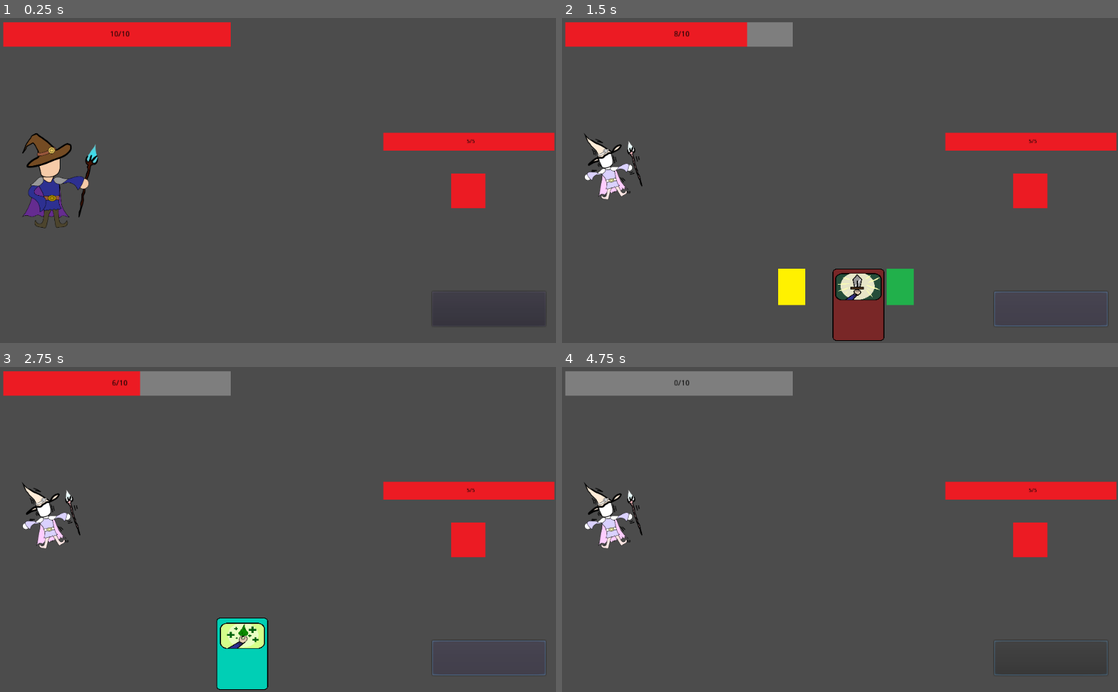
Above: before the commit, frames 1-4 (two rows, left to right).
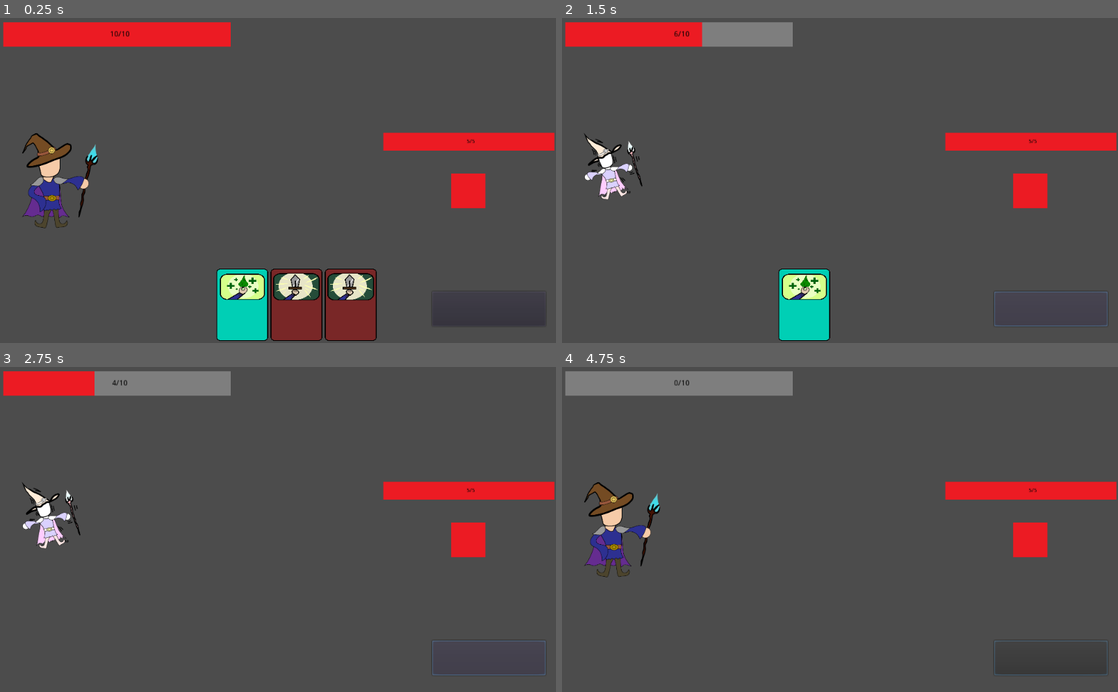
Above: after the commit, the same moments.

Repository: gologo-path/GameProject
Game: Godot game, scene res://scenes/Main.tscn
The game is run twice, just before and just after one commit, with the same random seed, the same clock (stepped at 60 frames per second) and the same inputs. The engine's default icon, where the game draws it, is replaced by a stand-in: a white triangle on a blue panel in a dark square.
Inputs (mouse positions are in pixels of both pictures, inside the frame that each line leads up to):
- Up to frame 1 (0.25 s): no input
- Up to frame 2 (1.5 s): click (1051, 310) at 0.5 s; click (1051, 310) at 1.25 s
- Up to frame 3 (2.75 s): click (489, 659) at 2 s
- Up to frame 4 (4.75 s): tap Enter at 2.75, 4.25 s; move the mouse to (962, 513) at 2.77 s; click (962, 513) at 2.92 s; tap Space at 3.5 s; move the mouse to (728, 545) at 3.52 s; click (728, 545) at 3.67 s; move the mouse to (895, 458) at 4.27 s; click (895, 458) at 4.42 s

The runs differ from the first frame. In frame 1, 6.2% of the frame differs, in the area x 38-68%, y 77-100%; in frame 2, 5.3%; in frame 3, 2.7%; in frame 4, 1.9%.
Error in both runs: Invalid call. Nonexistent function 'get_texture_path' in base 'Nil'. (res://scripts/Card.gd:18)

Commit message:
Correct working of first card hand

Diff:
--- a/scripts/Main.gd
+++ b/scripts/Main.gd
@@ -32,6 +32,7 @@
 
 func _ready():
 	player.connect("killed",self,"_on_Player_killed")
+	_on_Button_pressed()
 
 
 func _on_Player_killed():
